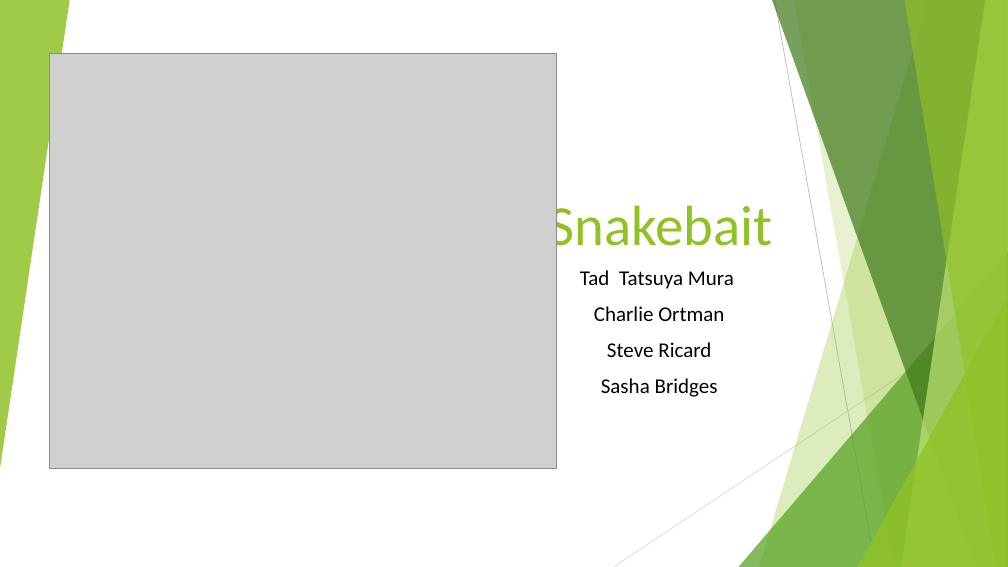
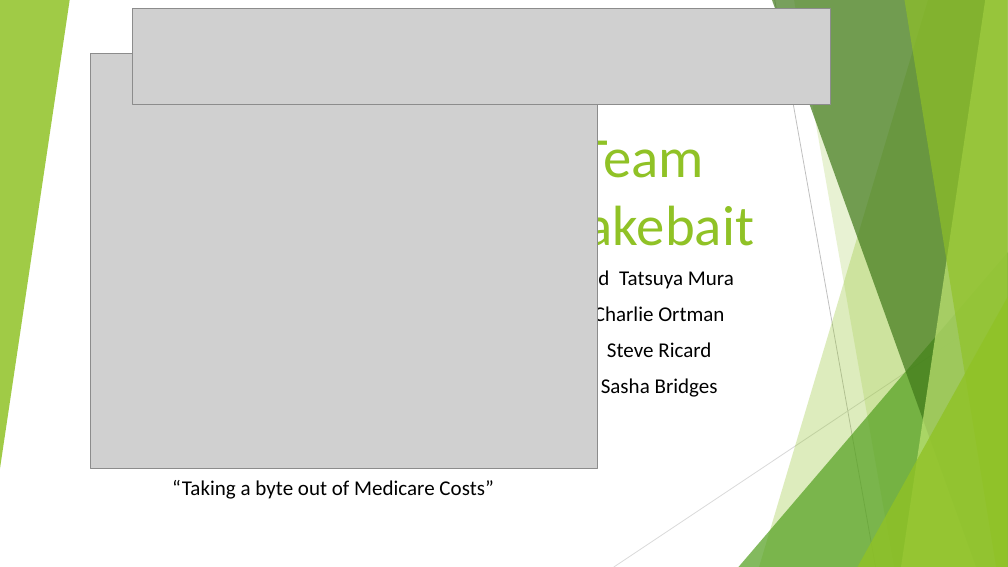
Before and after one commit to TedMur/SnakeBait, a slide deck: slide 1 of SnakeBitePresentation.pptx. Drawn at 1008x567 pixels with LibreOffice and Linux fonts; fonts in the diff are those of the drawing; grey boxes stand for pictures. Boxes give left, top, right and bottom in pixels: in the first picture for what was removed or moved away, otherwise in the second. Text is boxed around its words. In the diff, an @@ line names an element or a change of style, - is before the commit and + after.

```diff
--- a/SnakeBitePresentation.pptx
+++ b/SnakeBitePresentation.pptx
@@ picture added at (133,9,831,105) @@
@@ picture: place and size @@
-picture at (49,54,557,469)
+picture at (90,54,597,469)
@@ title at (530,130,754,259): text changed @@
-Snakebait
+Team Snakebait
@@ text added at (172,480,493,499), 20 pt, text #000000 @@
+“Taking a byte out of Medicare Costs”
```
Also in this commit, not shown: 9 other slides changed, 3 slides added, 2 slides removed.
